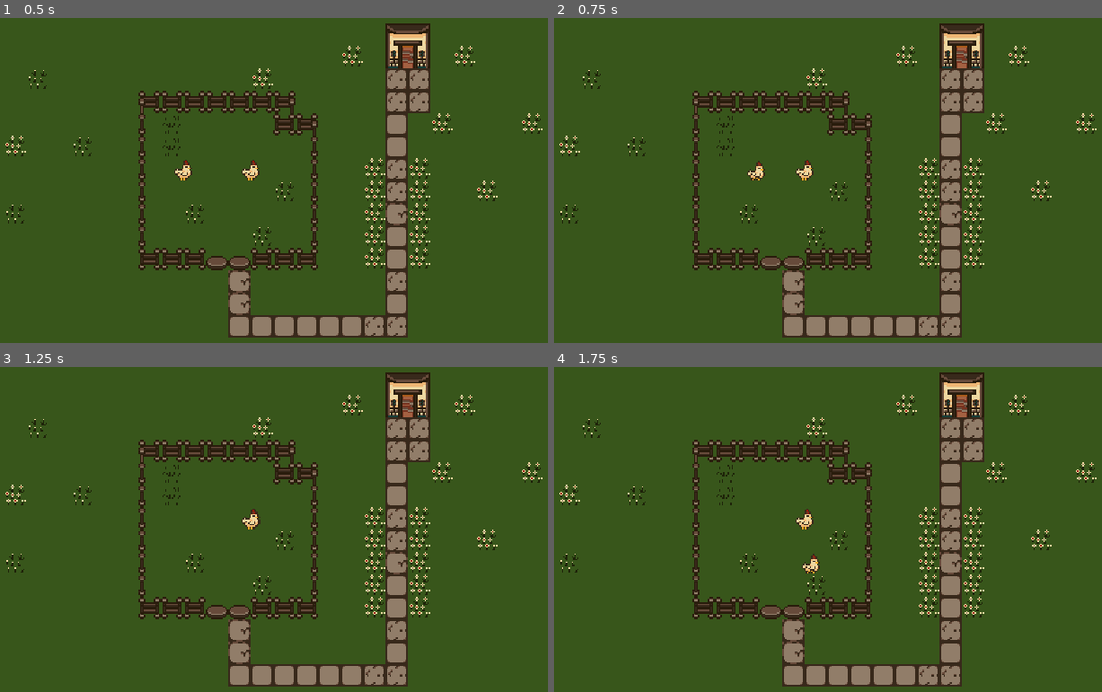
Above: before the commit, frames 1-4 (two rows, left to right).
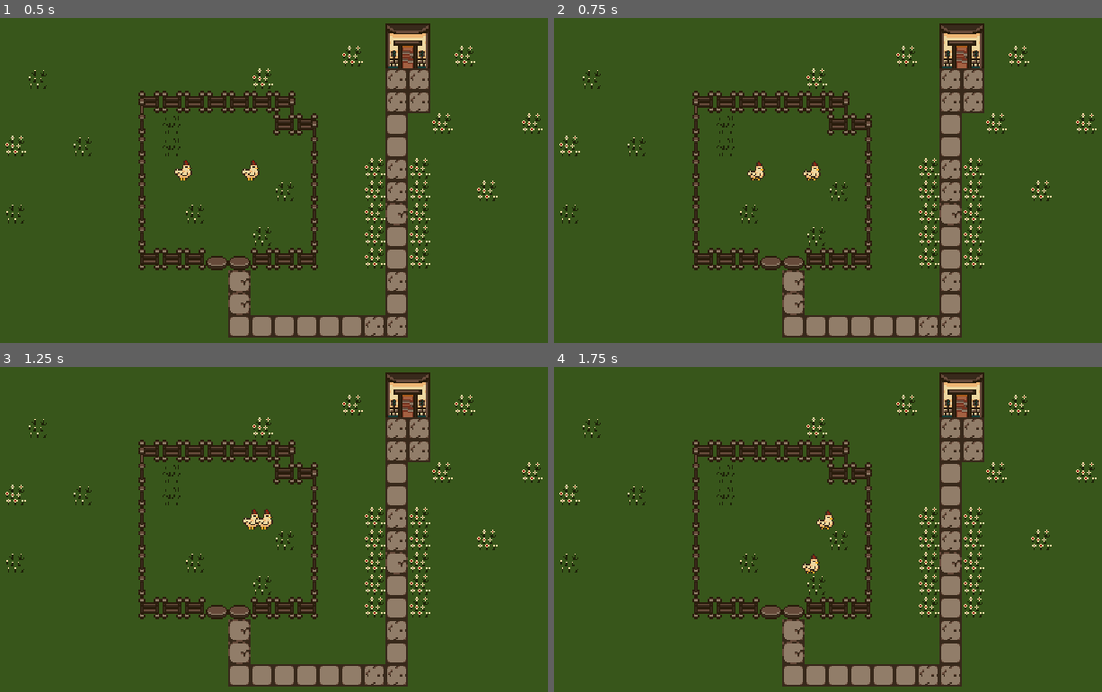
Above: after the commit, the same moments.

Repository: gtarsia/farm
Game: Godot game, scene res://Main.tscn
Same seed, same stepped clock (60 frames per second), same inputs: the game is played once before the commit and once after it.
Inputs:
- Up to frame 1 (0.5 s): no input
- Up to frame 2 (0.75 s): tap Enter at 0.5 s; hold Right (ui_right) from 0.53 s (still down)
- Up to frame 3 (1.25 s): keep holding Right (ui_right)
- Up to frame 4 (1.75 s): tap Space at 1.25 s; release Right (ui_right) at 1.28 s; hold Down (ui_down) from 1.28 s (still down)

Frame 1 is identical in both runs. In frame 2, 0.2% of the frame differs, in the area x 44-49%, y 43-50%; in frame 3, 0.2%; in frame 4, 0.2%, in the area x 44-52%, y 43-50%.

Commit message:
Chicken now moves randomly

Diff:
--- a/entities/AIChicken.gd
+++ b/entities/AIChicken.gd
@@ -7,11 +7,28 @@
   print(state)
   pass
 
+func random_movement():
+  # There are 8 directions
+  # I pick a random one from those 8
+  # 0 is down left, 1 is left and so on
+  reset_movement()
+  var direction = randi() % 9
+  if (direction == 0 && direction <= 2):
+    left = true
+  if (direction >= 2 && direction <= 4):
+    up = true
+  if (direction >= 4 && direction <= 6):
+    right = true
+  if (direction >= 6 && direction <= 8):
+    down = true
+
 func _on_StartMoveTimer_timeout():
+  random_movement()
   state = AIChickenState.MOVING
   $MovingTimer.start()
 
 func _on_MovingTimer_timeout():
+  reset_movement()
   state = AIChickenState.IDLE
   $StartMoveTimer.start()
   pass # Replace with function body.
--- a/entities/AIChicken.tscn
+++ b/entities/AIChicken.tscn
@@ -7,10 +7,12 @@
 script = ExtResource( 2 )
 
 [node name="StartMoveTimer" type="Timer" parent="." index="2"]
+wait_time = 0.5
 one_shot = true
 autostart = true
 
 [node name="MovingTimer" type="Timer" parent="." index="3"]
+wait_time = 0.5
 one_shot = true
 [connection signal="timeout" from="StartMoveTimer" to="." method="_on_StartMoveTimer_timeout"]
 [connection signal="timeout" from="MovingTimer" to="." method="_on_MovingTimer_timeout"]
--- a/entities/Chicken.gd
+++ b/entities/Chicken.gd
@@ -31,3 +31,9 @@
     $Sprite/AnimationPlayer.stop()
     $Sprite.frame = 2
   move_and_slide(velocity * speed)
+
+func reset_movement():
+  left = false
+  right = false
+  up = false
+  down = false
